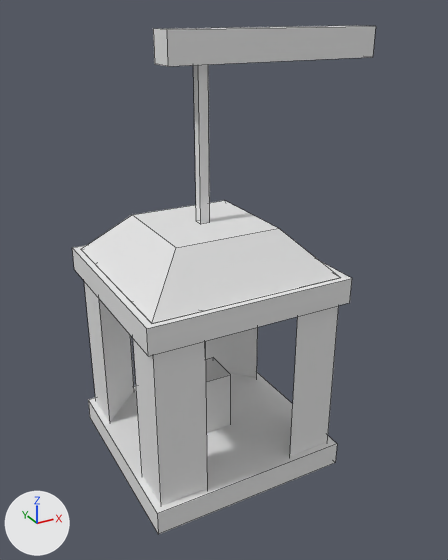
Two versions of the FBX model Imbroglio/Assets/Models/Lantern.fbx, one commit apart.
Rendered twice from a 50 mm camera at (-1.84, -3.64, 2.41) aimed at (0.16, -0.01, 0.6). Arrows for +X, +Y and +Z are at lower left; the lights stay in place. Mesh edges are drawn as thin lines. Objects named as collision shapes, trigger or cutter boxes, shadow casters or lower levels of detail are left out.

Names of what the first picture shows: 'Lantern_LOD0'.
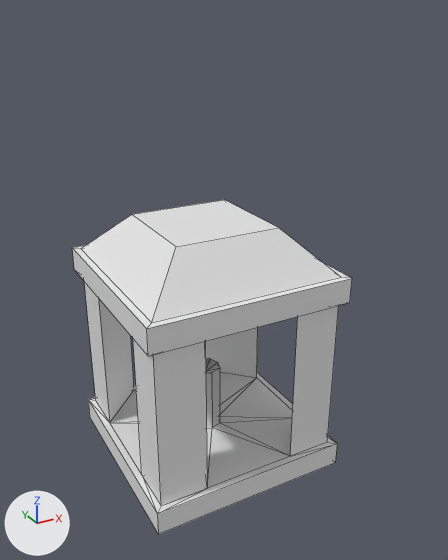
The edits, one by one:
me_cube_001 is used by ob_lantern_lod0; location (0.0, 0.0, 0.0).
me_cube_001 had 70 vertices, 46 faces and spanned x -0.73..1.3, y -0.73..0.73, z -0.77..2.29.
me_cube_001 now has 66 vertices, 94 faces and spans x -0.73..0.73, y -0.73..0.73, z -0.77..1.07.
me_cube_001 part 1: the loose piece of 8 vertices spanning x -0.27..1.3, y -0.1..0.1, z 2.09..2.29 is deleted.
me_cube_001 part 2: the loose piece of 8 vertices spanning x -0.03..0.03, y -0.03..0.03, z 1.06..2.11 is deleted.
Part 3, on me_cube_001:
34 vertices are removed from x -0.68..0.68, y -0.68..0.68, z -0.76..1.06.
28 faces are deleted.
26 vertices are added at x -0.68..0.68, y -0.68..0.68, z -0.59..1.07.
12 new vertices lie (0.0, 0.0, 1.17) away from vertices in x -0.68..0.68, y -0.68..0.68, z -0.59.
8 new vertices lie (0.0, 0.0, 0.5) away from vertices in x -0.11..0.11, y -0.11..0.11, z -0.59.
85 new faces join them.

Changed parts and their boxes (x1, y1, x2, y2) in the pictures (448 x 560 px):
'Lantern_LOD0', reshaped (8% narrower, 34% shorter)
    before: (72, 25, 376, 534)
    after: (72, 200, 352, 534)
part 1 of me_cube_001, deleted
    before: (153, 25, 376, 66)
part 2 of me_cube_001, deleted
    before: (193, 65, 210, 223)
part 3 of me_cube_001, built on
    both: (73, 200, 352, 514)
